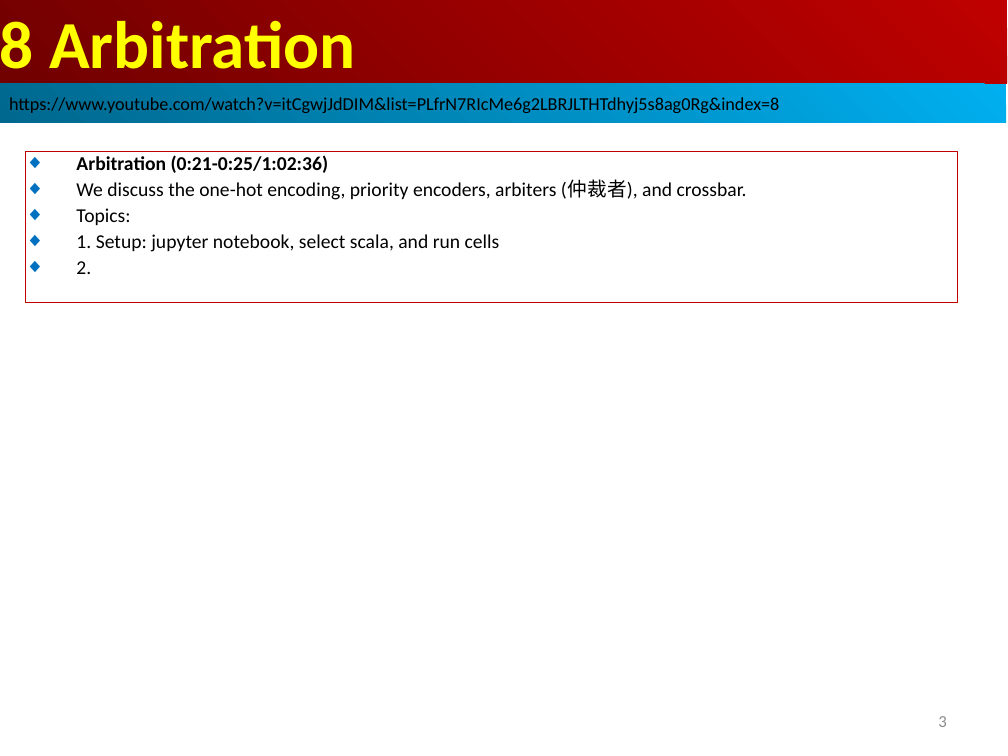
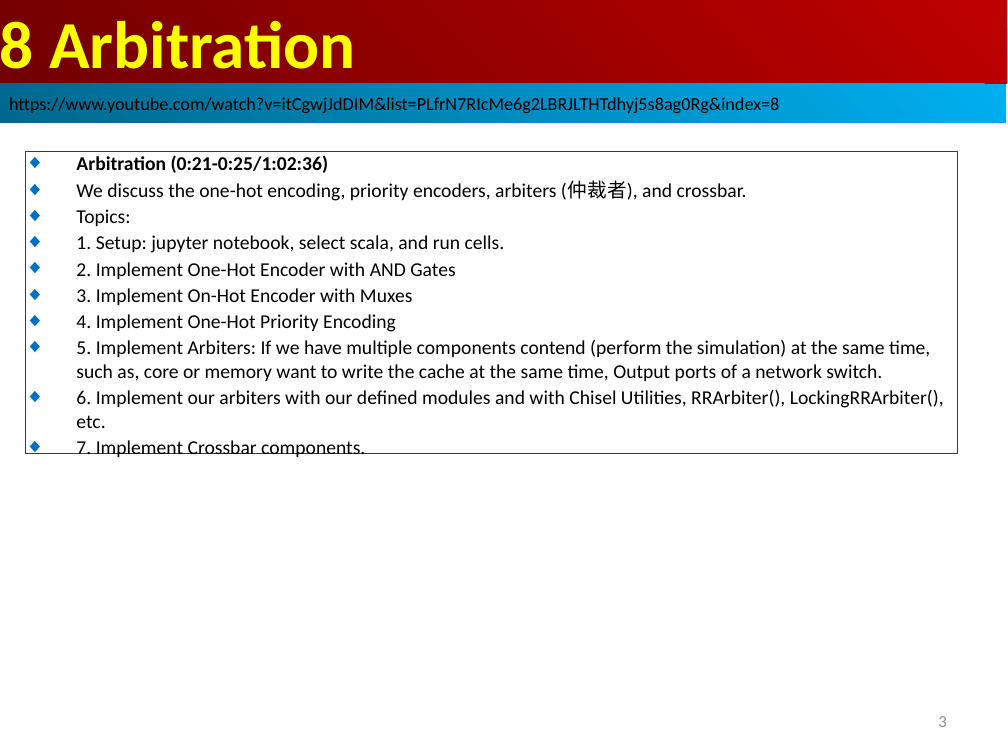
Before and after one commit to peterhchen/AIU_CS800_Chisel, a slide deck: slide 3 of 500_UCSC_HWD/008_Arbit/000_Video/008.Arbit.ppt. Drawn at 1008x756 pixels with LibreOffice and Linux fonts; fonts in the diff are those of the drawing. Boxes give left, top, right and bottom in pixels: in the first picture for what was removed or moved away, otherwise in the second. Text is boxed around its words. In the diff, an @@ line names an element or a change of style, - is before the commit and + after.

```diff
--- a/500_UCSC_HWD/008_Arbit/000_Video/008.Arbit.ppt
+++ b/500_UCSC_HWD/008_Arbit/000_Video/008.Arbit.ppt
@@ rectangle "Arbitration (0:21-0:25/1:02:36)": place and size @@
-rectangle "Arbitration (0:21-0:25/1:02:36)" at [25,151,958,302]
+rectangle "Arbitration (0:21-0:25/1:02:36)" at [25,151,958,454]
@@ text in rectangle at [76,235,944,457]: text changed @@
-◆ 1. Setup: jupyter notebook, select scala, and run cells
-◆ 2.
+◆ 1. Setup: jupyter notebook, select scala, and run cells.
+◆ 2. Implement One-Hot Encoder with AND Gates
+◆ 3. Implement On-Hot Encoder with Muxes
+◆ 4. Implement One-Hot Priority Encoding
+◆ 5. Implement Arbiters: If we have multiple components contend (perform the simulation) at the same time, such as, core or memory want to write the cache at the same time, Output ports of a network switch.
+◆ 6. Implement our arbiters with our defined modules and with Chisel Utilities, RRArbiter(), LockingRRArbiter(), etc.
+◆ 7. Implement Crossbar components.
```
Also in this commit, not shown: 2 other slides changed.
